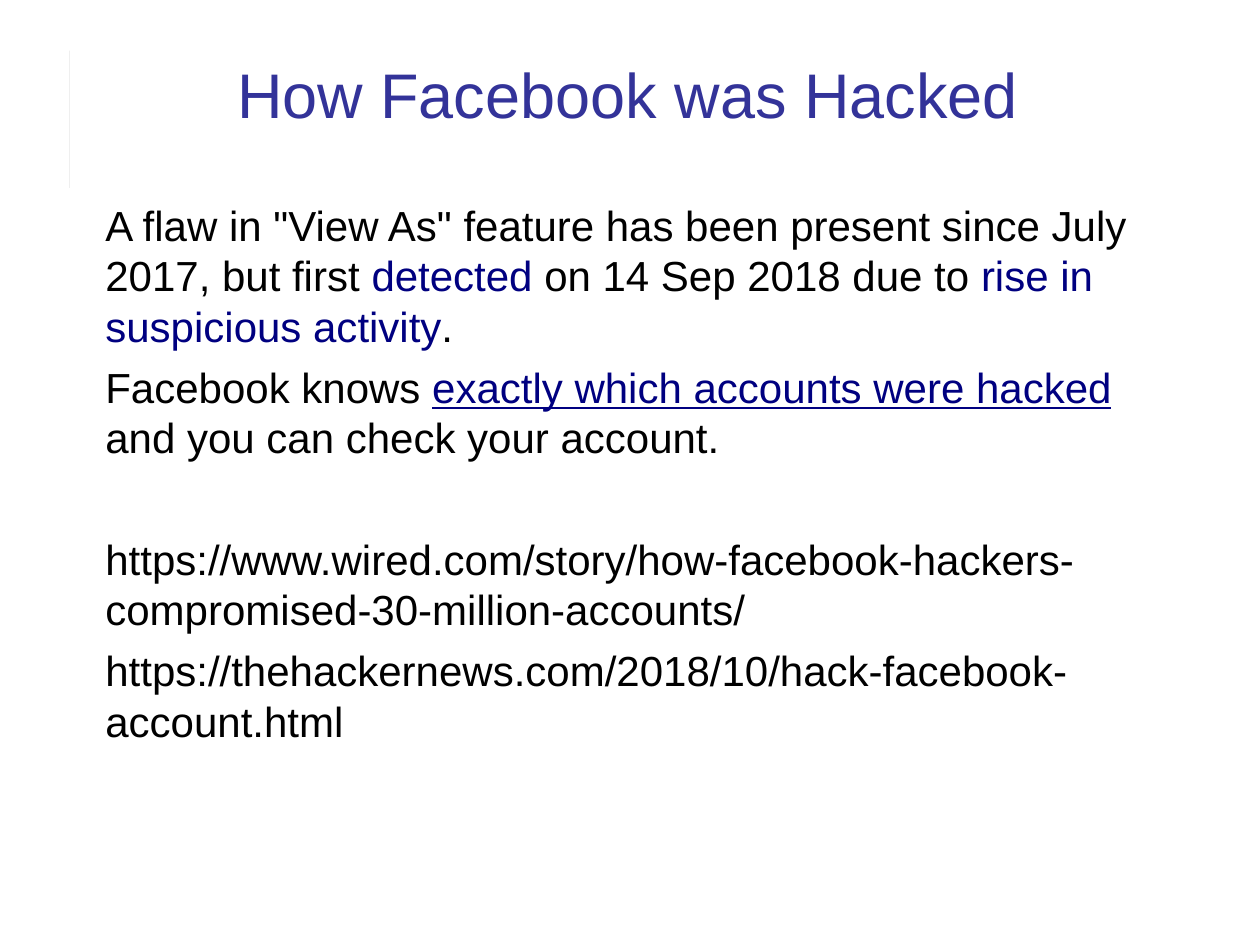
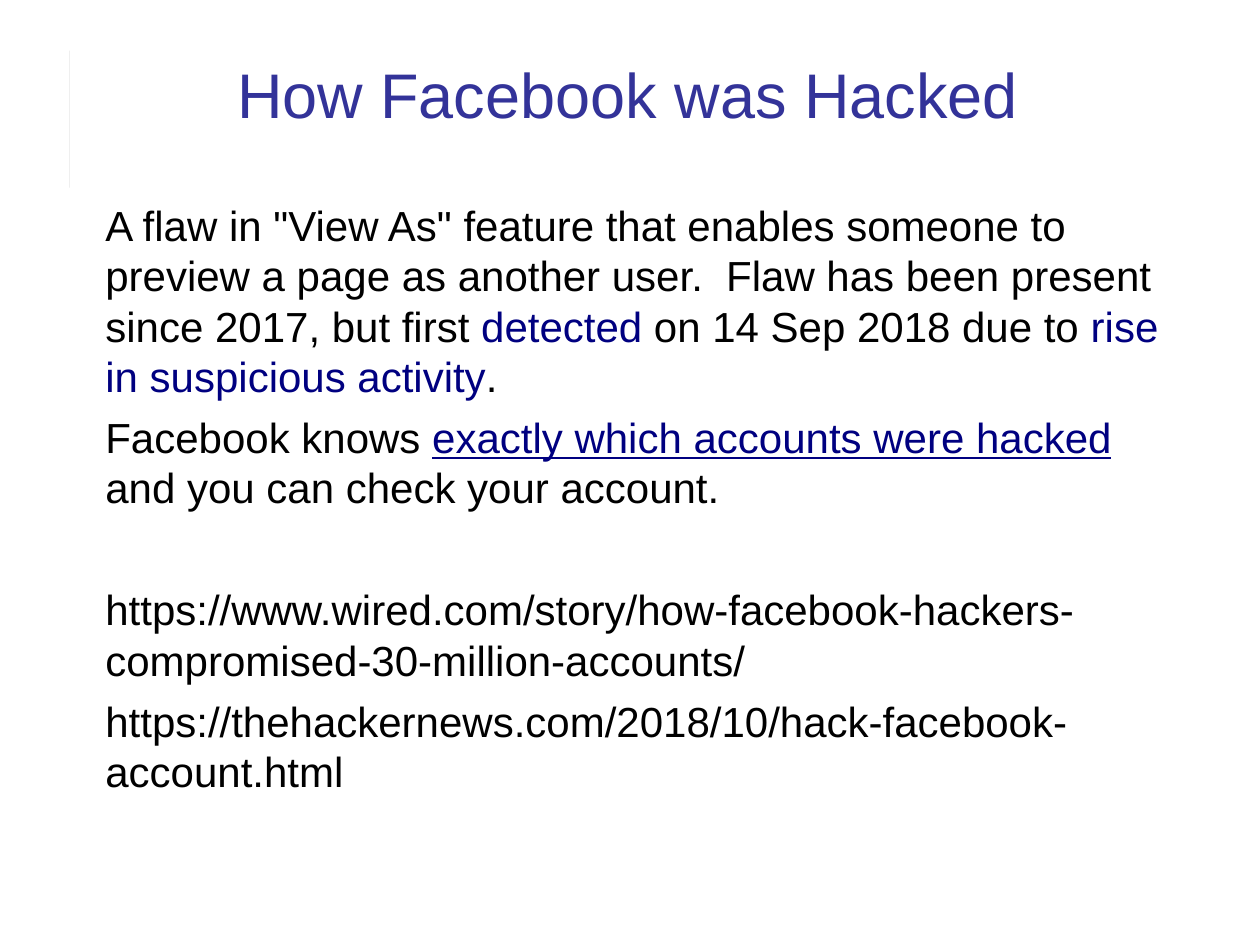
Before and after one commit to cpske/ISP, a slide deck: slide 5 of logging/Logging.ppt. Drawn at 1260x945 pixels with LibreOffice and Linux fonts; fonts in the diff are those of the drawing. Boxes give left, top, right and bottom in pixels: in the first picture for what was removed or moved away, otherwise in the second. Text is boxed around its words. In the diff, an @@ line names an element or a change of style, - is before the commit and + after.

```diff
--- a/logging/Logging.ppt
+++ b/logging/Logging.ppt
@@ text at [105,210,1159,401]: text changed @@
-A flaw in "View As" feature has been present since July 2017, but first detected on 14 Sep 2018 due to rise in suspicious activity.
+A flaw in "View As" feature that enables someone to preview a page as another user. Flaw has been present since 2017, but first detected on 14 Sep 2018 due to rise in suspicious activity.
```
Also in this commit, not shown: 17 other slides changed, 1 slide added, 7 other files.
